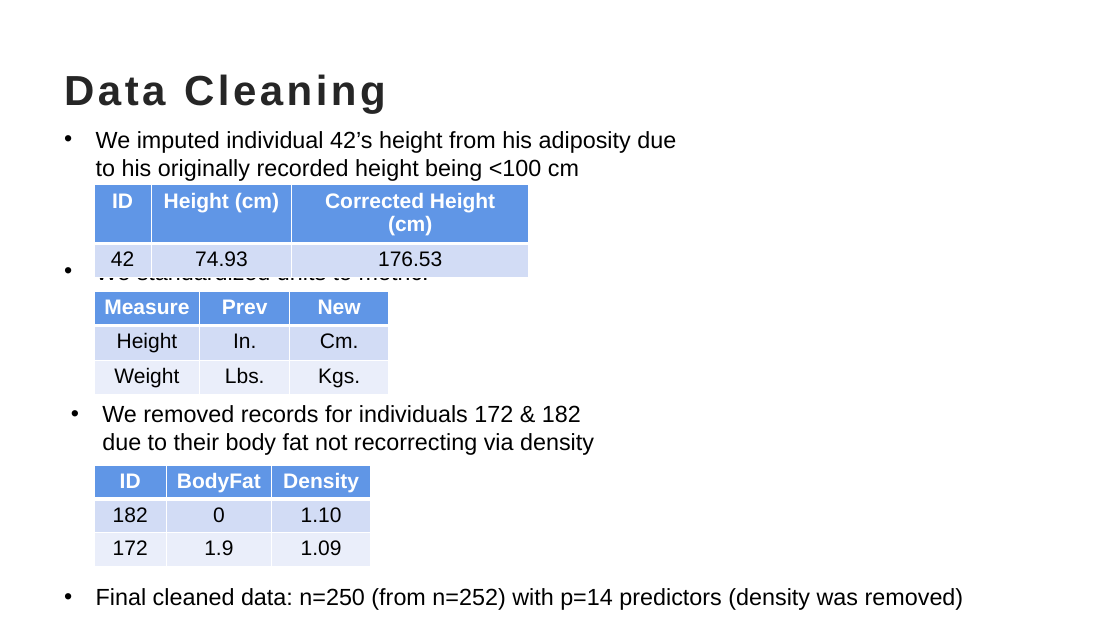
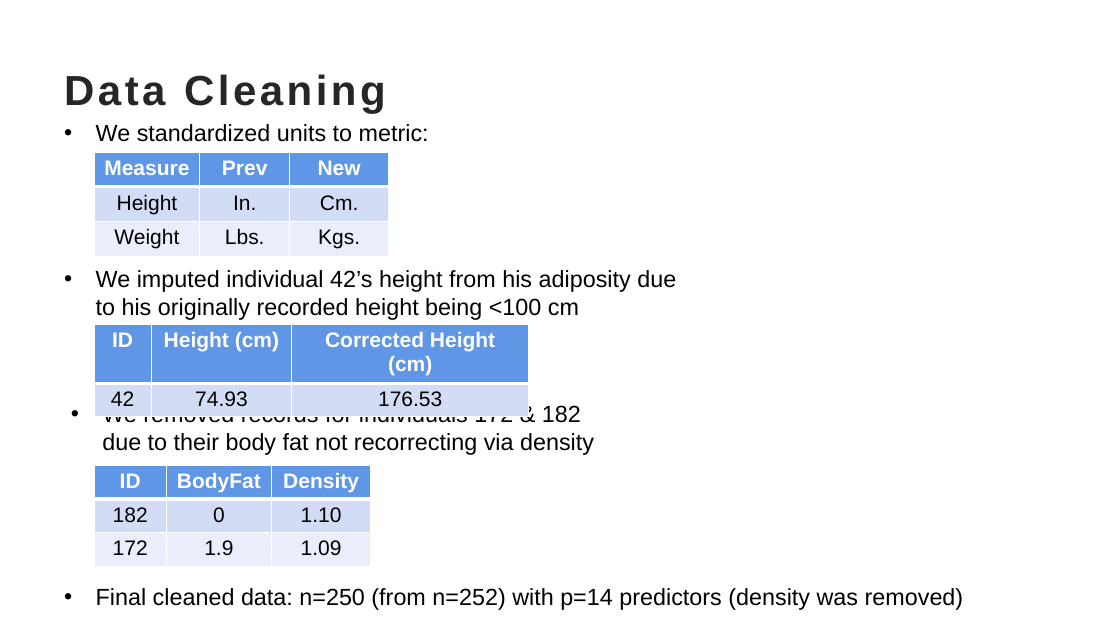
Before and after one commit to Mlloyd05/Fall2022_Stat628_Module2_Group2, a slide deck: slide 3 of Bodyfat Group2.pptx. Drawn at 1120x630 pixels with LibreOffice and Linux fonts; fonts in the diff are those of the drawing. Boxes give left, top, right and bottom in pixels: in the first picture for what was removed or moved away, otherwise in the second. Text is boxed around its words. In the diff, an @@ line names an element or a change of style, - is before the commit and + after.

Commit message:
Updated Ppt

```diff
--- a/Bodyfat Group2.pptx
+++ b/Bodyfat Group2.pptx
@@ text "We standardized units to metric:" rewrapped from (96,261,429,285) to (96,124,429,142) @@
@@ table: place and size @@
-table at (94,291,389,395)
+table at (94,152,389,256)
@@ text "We imputed individual 42’s height ...": place and size @@
-text "We imputed individual 42’s height ..." at (96,131,676,181)
+text "We imputed individual 42’s height ..." at (96,270,676,320)
@@ table: place and size @@
-table at (94,185,529,271)
+table at (94,324,529,411)
```
Also in this commit, not shown: 1 other slide changed, 1 other file.
